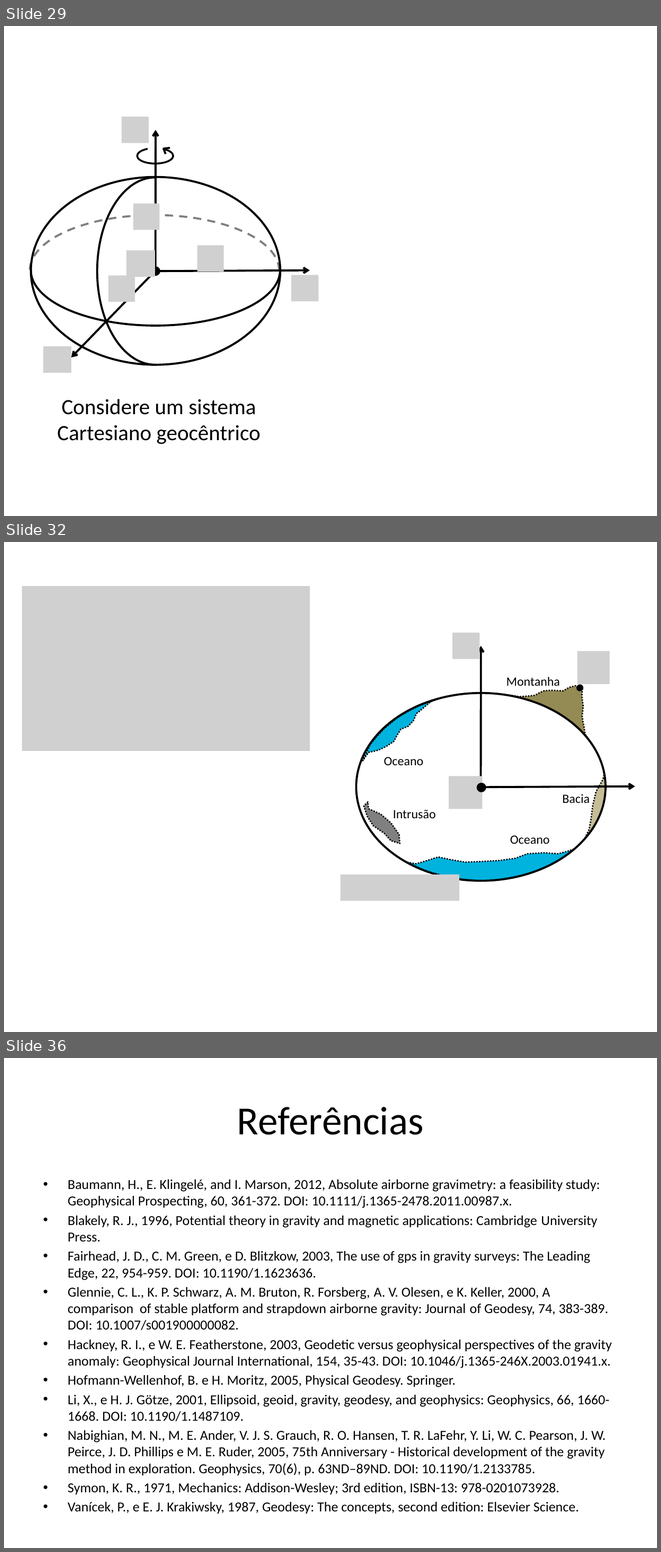
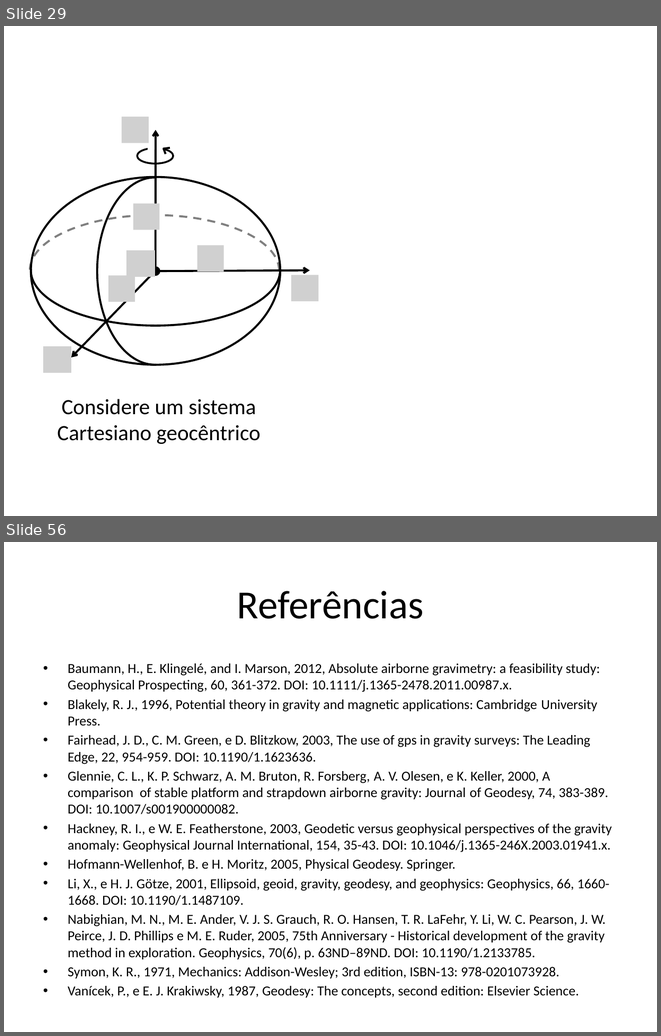
Before and after one commit to pinga-lab/CE-VII-SimBGf-2016, a slide deck: slides/5_disturbio_gravidade.pptx. Shown one above the other, each under a label of ours: slides 29, 32 and 36 before the commit, slides 29 and 56 after it; the slides between them are not shown. The pictures are 661x1552 and 661x1036 pixels, drawn with LibreOffice and Linux fonts; fonts in the diff are those of the drawing; grey boxes stand for pictures. Boxes give left, top, right and bottom in pixels: in the first picture for what was removed or moved away, otherwise in the second. Text is boxed around its words. In the diff, an @@ line names an element or a change of style, - is before the commit and + after.

```diff
--- a/slides/5_disturbio_gravidade.pptx
+++ b/slides/5_disturbio_gravidade.pptx
@@ slide 32 removed at (4,542,657,1032), background #FFFFFF @@
@@ picture removed at (22,586,310,750) @@
@@ picture removed at (452,633,479,659) @@
@@ arrow removed from (480, 787) to (480, 646) @@
@@ picture removed at (577,651,609,684) @@
@@ text removed at (506,677,560,686) @@
-Montanha
@@ ellipse removed at (356,693,606,880) @@
@@ freeform shape removed at (363,699,438,761) @@
@@ freeform shape removed at (509,686,588,739) @@
@@ ellipse removed at (577,685,583,690) @@
@@ text removed at (384,757,424,765) @@
-Oceano
@@ picture removed at (449,776,482,809) @@
@@ freeform shape removed at (585,768,606,838) @@
@@ ellipse removed at (477,784,485,792) @@
@@ arrow removed from (480, 787) to (635, 786) @@
@@ text removed at (562,794,590,803) @@
-Bacia
@@ freeform shape removed at (364,802,400,844) @@
@@ text removed at (393,810,436,818) @@
-Intrusão
@@ text removed at (510,835,550,844) @@
-Oceano
@@ freeform shape removed at (407,849,574,881) @@
@@ picture removed at (340,874,459,900) @@
@@ what was slide 36 is now slide 56 @@
```
Also in this commit, not shown: 4 slides changed, 25 slides added, 4 other slides removed.
